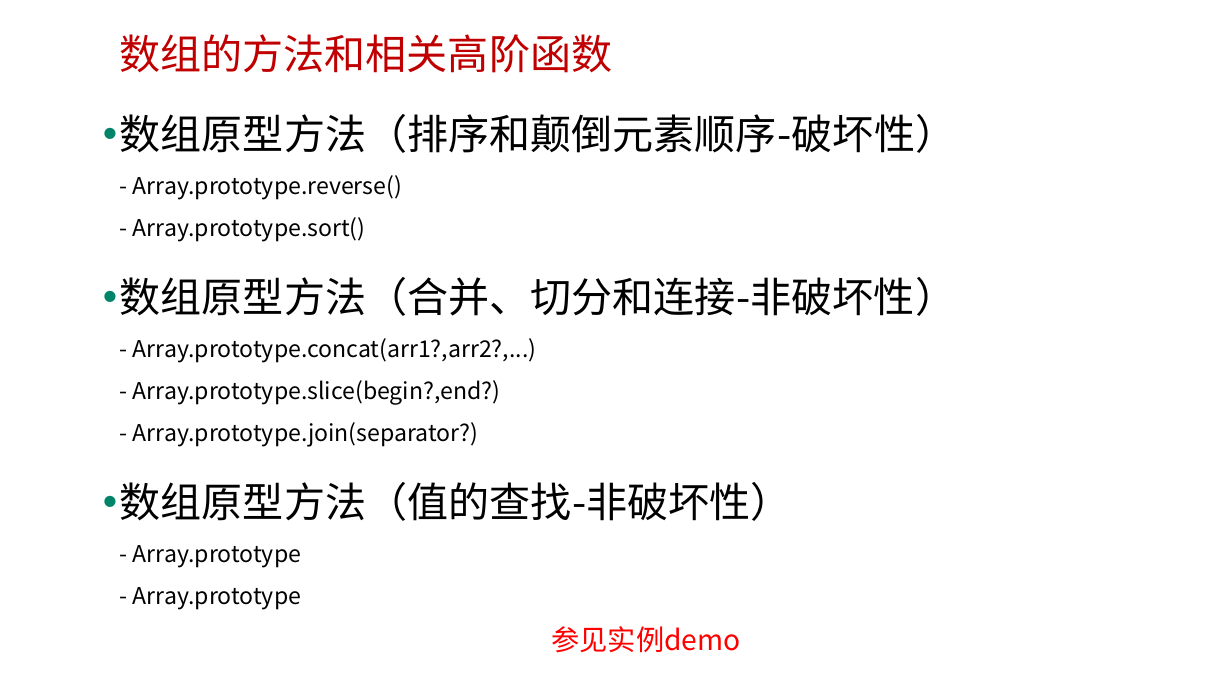
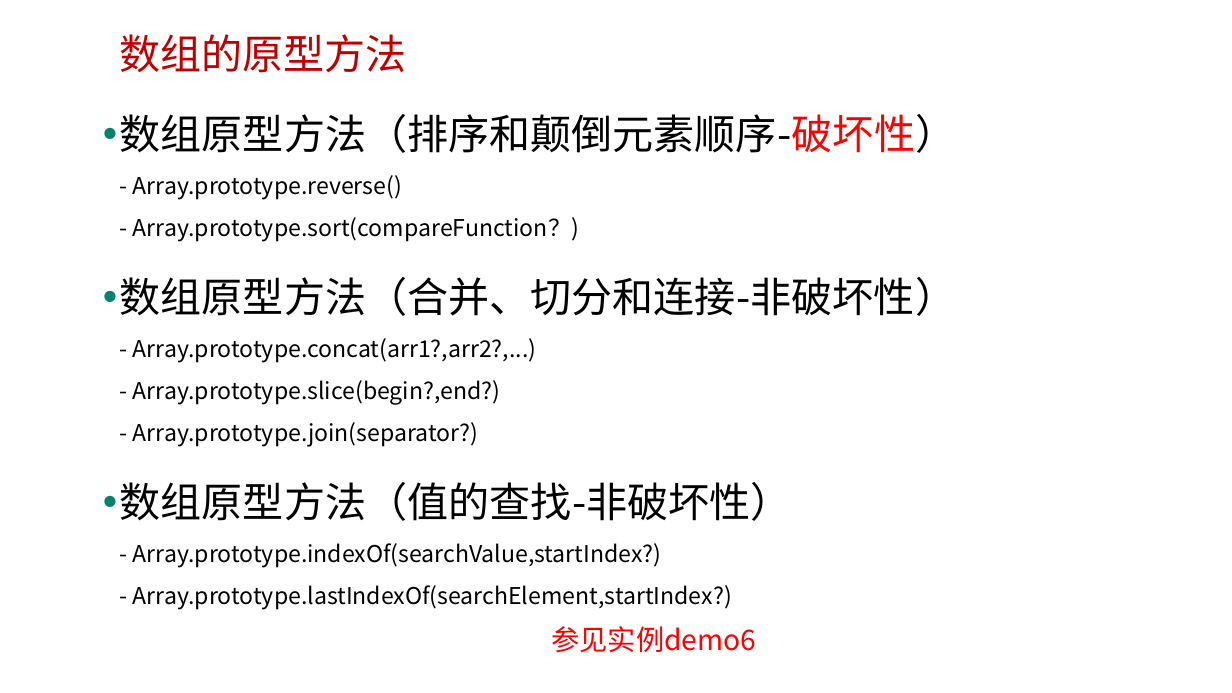
Before and after one commit to edu2act/course-javascript-advanced, a slide deck: slide 12 of 课程PPT/09.JavaScript标准内置对象-构造器（Array、Date、Error等）.pptx. Drawn at 1232x693 pixels with LibreOffice and Linux fonts; fonts in the diff are those of the drawing; background and template pictures are left out. Boxes give left, top, right and bottom in pixels: in the first picture for what was removed or moved away, otherwise in the second. Text is boxed around its words. In the diff, an @@ line names an element or a change of style, - is before the commit and + after.

```diff
--- a/课程PPT/09.JavaScript标准内置对象-构造器（Array、Date、Error等）.pptx
+++ b/课程PPT/09.JavaScript标准内置对象-构造器（Array、Date、Error等）.pptx
@@ text at (119, 34, 407, 73): text changed @@
-数组的方法和相关高阶函数
+数组的原型方法
@@ text at (120, 114, 957, 241): text changed @@
-• 数组原型方法（排序和颠倒元素顺序-破坏性）
-  - Array.prototype.reverse()
-  - Array.prototype.sort()
+• 数组原型方法（排序和颠倒元素顺序-破坏性）
+  - Array.prototype.reverse()
+  - Array.prototype.sort(compareFunction？)
@@ text at (120, 482, 792, 609): text changed @@
-• 数组原型方法（值的查找-非破坏性）
-  - Array.prototype
-  - Array.prototype
+• 数组原型方法（值的查找-非破坏性）
+  - Array.prototype.indexOf(searchValue,startIndex?)
+  - Array.prototype.lastIndexOf(searchElement,startIndex?)
@@ text at (552, 626, 757, 653): text changed @@
-参见实例demo
+参见实例demo6
```
Also in this commit, not shown: 4 other slides changed, 5 other files.
